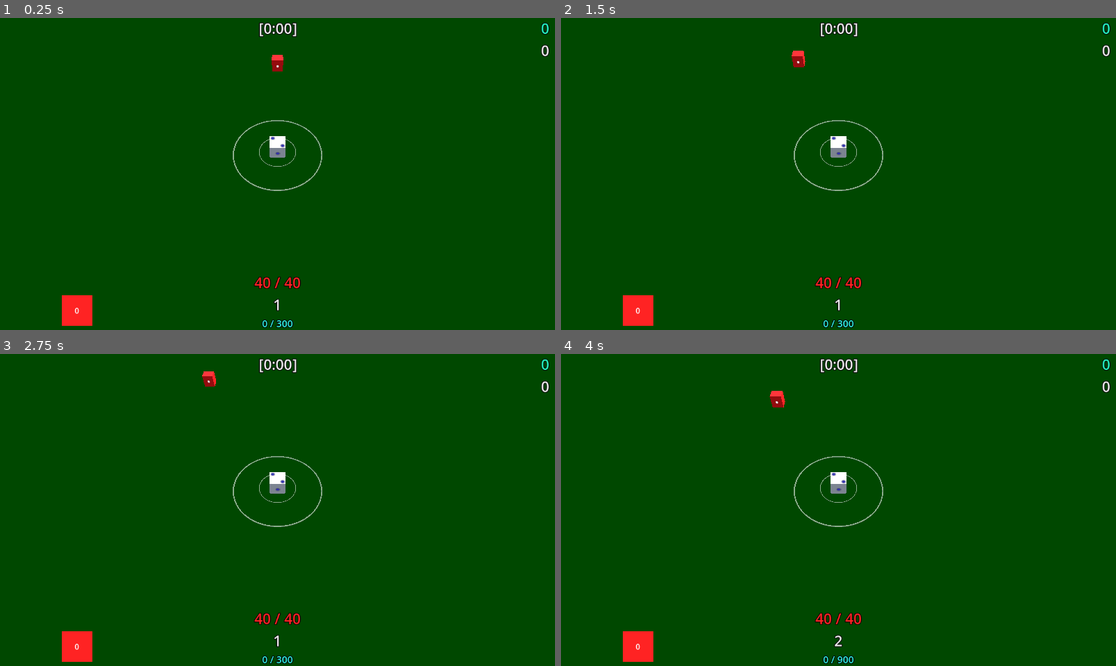
Above: before the commit, frames 1-4 (two rows, left to right).
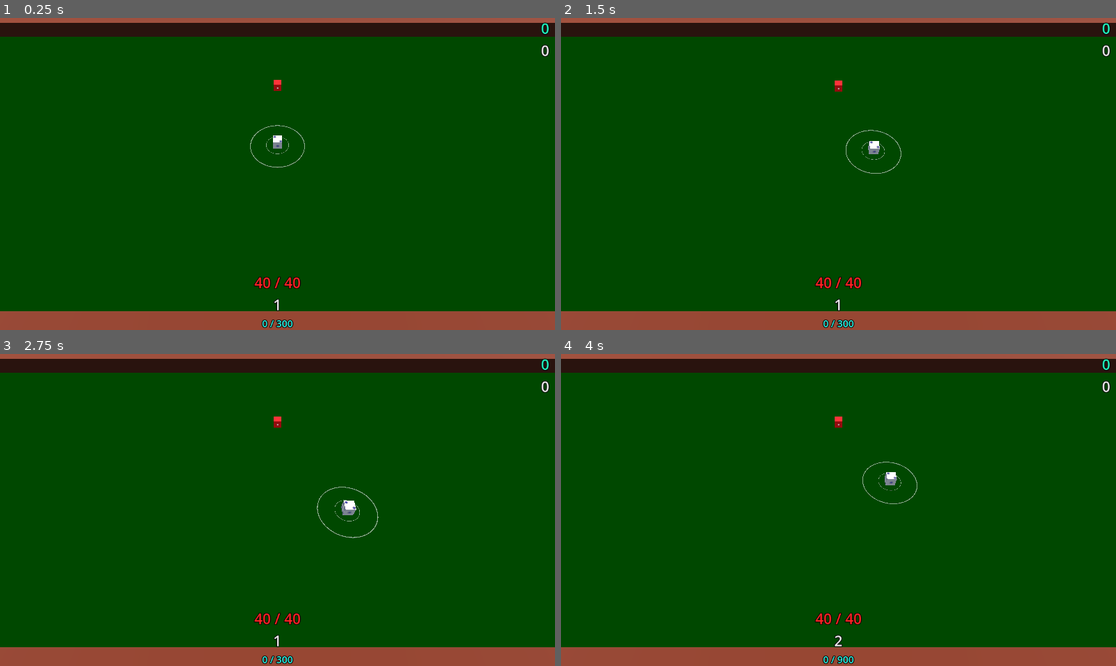
Above: after the commit, the same moments.

Repository: KamPit0605/gdc-project--dice-challenge
Game: Godot game, scene res://Scenes/game_scene.tscn
Same seed, same stepped clock (60 frames per second), same inputs: the game is played once before the commit and once after it. This scene is started directly instead of the project's main scene.
Inputs (mouse positions are in pixels of both pictures, inside the frame that each line leads up to):
- Up to frame 1 (0.25 s): no input
- Up to frame 2 (1.5 s): tap Enter (ui_accept) at 0.5, 0.77 s; move the mouse to (960, 158) at 0.52 s; hold D (Move_Right) 0.53-1.28 s; click (960, 158) at 0.6 s; move the mouse to (727, 189) at 1.27 s; hold S (Move_Backward) from 1.28 s (still down); click (727, 189) at 1.35 s
- Up to frame 3 (2.75 s): tap Enter (ui_accept) at 1.52 s; move the mouse to (333, 441) at 2.02 s; release S (Move_Backward) at 2.03 s; hold D (Move_Right) from 2.03 s (still down); tap Z (Auto_Attack) at 2.1 s; click (333, 441) at 2.3 s
- Up to frame 4 (4 s): move the mouse to (810, 572) at 2.77 s; release D (Move_Right) at 2.78 s; hold W (Move_Forward) 2.78-3.53 s; tap L (Level Up) at 2.85 s; tap Enter (ui_accept) at 3.02, 3.77 s; click (810, 572) at 3.05 s; move the mouse to (1005, 556) at 3.52 s; hold A (Move_Left) from 3.53 s (still down); click (1005, 556) at 3.6 s

The runs differ from the first frame. In frame 1, 13% of the frame differs, in the area x 0-100%, y 0-100%; in frame 2, 13%; in frame 3, 13%; in frame 4, 13%.

Commit message:
2025-3-30 | Game Scene and Critical naming fixed

Diff:
--- a/Scenes/Systems/game_system.tscn
+++ b/Scenes/Systems/game_system.tscn
@@ -8,6 +8,5 @@
 [node name="Timers" type="Node" parent="." unique_id=1808737333]
 
 [node name="Game_Timer" type="Timer" parent="Timers" unique_id=1987696111]
-wait_time = 300.0
 
 [node name="Game_OverTimer" type="Timer" parent="Timers" unique_id=1385484908]
--- a/Scenes/game_scene.tscn
+++ b/Scenes/game_scene.tscn
@@ -12,6 +12,7 @@
 [ext_resource type="PackedScene" uid="uid://7shbr518fxwl" path="res://Scenes/Systems/EnemySpawner.tscn" id="7_2fmhe"]
 [ext_resource type="Texture2D" uid="uid://d0qgk7do0wdsr" path="res://Textures/Dice/DieSide6.png" id="7_8m72m"]
 [ext_resource type="Script" uid="uid://dkx18dduq5qu7" path="res://Scripts/Systems/Global_game_system.gd" id="11_4xiap"]
+[ext_resource type="PackedScene" uid="uid://ld1mxfj4vaxp" path="res://Scenes/Systems/dice_system.tscn" id="12_wywco"]
 
 [sub_resource type="ProceduralSkyMaterial" id="ProceduralSkyMaterial_6h5vk"]
 sky_horizon_color = Color(0.66224277, 0.6717428, 0.6867428, 1)
@@ -110,6 +111,16 @@
 material = SubResource("StandardMaterial3D_1ixah")
 size = Vector3(750, 0.25, 750)
 
+[sub_resource type="BoxShape3D" id="BoxShape3D_wywco"]
+size = Vector3(100, 2.5, 30)
+
+[sub_resource type="StandardMaterial3D" id="StandardMaterial3D_ldntv"]
+albedo_color = Color(0.31374374, 0.11467182, 0, 1)
+
+[sub_resource type="BoxMesh" id="BoxMesh_w8jfd"]
+material = SubResource("StandardMaterial3D_ldntv")
+size = Vector3(100.065, 2.5, 30.005)
+
 [sub_resource type="BoxShape3D" id="BoxShape3D_w0rp6"]
 
 [sub_resource type="BoxMesh" id="BoxMesh_wwsqc"]
@@ -121,6 +132,10 @@
 size = Vector3(1.05, 1.05, 1.05)
 
 [node name="GameScene" type="Node3D" unique_id=695069252]
+
+[node name="Camera3D" type="Camera3D" parent="." unique_id=1749603284]
+transform = Transform3D(1, 0, 0, 0, 0.54007876, 0.8416145, 0, -0.8416145, 0.54007876, 0, 17.200483, 14.619564)
+doppler_tracking = 2
 
 [node name="Lighting" type="Node3D" parent="." unique_id=926546385]
 
@@ -140,10 +155,6 @@
 AttackingFloat = 0.15
 AttackCooldownFloat = 1.0
 
-[node name="Camera3D" type="Camera3D" parent="PlayerDice" unique_id=1749603284]
-transform = Transform3D(1, 0, 0, 0, 0.54007876, 0.8416145, 0, -0.8416145, 0.54007876, 0, 10.200483, 8.619564)
-doppler_tracking = 2
-
 [node name="CollisionShape" type="CollisionShape3D" parent="PlayerDice" unique_id=1879702523]
 shape = SubResource("BoxShape3D_avbah")
 
@@ -300,20 +311,59 @@
 metadata/_edit_lock_ = true
 
 [node name="FloorCollision" type="CollisionShape3D" parent="Environment/Floor" unique_id=954779797]
+visible = false
 shape = SubResource("BoxShape3D_oqyrl")
 
-[node name="MeshInstance3D" type="MeshInstance3D" parent="Environment/Floor/FloorCollision" unique_id=38178850]
+[node name="MeshInstance3D" type="MeshInstance3D" parent="Environment/Floor" unique_id=38178850]
 mesh = SubResource("BoxMesh_x87qo")
 
 [node name="Floor2" type="StaticBody3D" parent="Environment" unique_id=514970300]
 metadata/_edit_lock_ = true
 
-[node name="FloorCollision" type="CollisionShape3D" parent="Environment/Floor2" unique_id=1176979708]
+[node name="Area3D" type="Area3D" parent="Environment/Floor2" unique_id=1182287736]
 transform = Transform3D(1, 0, 0, 0, 1, 0, 0, 0, 1, 0, -60, 0)
+
+[node name="FloorCollision" type="CollisionShape3D" parent="Environment/Floor2/Area3D" unique_id=63010181]
 shape = SubResource("BoxShape3D_fiftr")
 
-[node name="MeshInstance3D" type="MeshInstance3D" parent="Environment/Floor2/FloorCollision" unique_id=1903357975]
+[node name="MeshInstance3D" type="MeshInstance3D" parent="Environment/Floor2/Area3D/FloorCollision" unique_id=1903357975]
 mesh = SubResource("BoxMesh_rgj8m")
+
+[node name="Edge1" type="StaticBody3D" parent="Environment" unique_id=1650013415]
+transform = Transform3D(1, 0, 0, 0, 1, 0, 0, 0, 1, 0, 1, -40)
+
+[node name="CollisionShape3D" type="CollisionShape3D" parent="Environment/Edge1" unique_id=2008720312]
+shape = SubResource("BoxShape3D_wywco")
+
+[node name="MeshInstance3D" type="MeshInstance3D" parent="Environment/Edge1" unique_id=1429341238]
+mesh = SubResource("BoxMesh_w8jfd")
+
+[node name="Edge2" type="StaticBody3D" parent="Environment" unique_id=8564925]
+transform = Transform3D(1, 0, 0, 0, 1, 0, 0, 0, 1, 0, 1, 30)
+
+[node name="CollisionShape3D" type="CollisionShape3D" parent="Environment/Edge2" unique_id=851759316]
+shape = SubResource("BoxShape3D_wywco")
+
+[node name="MeshInstance3D" type="MeshInstance3D" parent="Environment/Edge2" unique_id=1424393773]
+mesh = SubResource("BoxMesh_w8jfd")
+
+[node name="Edge3" type="StaticBody3D" parent="Environment" unique_id=1179171965]
+transform = Transform3D(-4.371139e-08, 0, -1, 0, 1, 0, 1, 0, -4.371139e-08, -65, 1, -5)
+
+[node name="CollisionShape3D" type="CollisionShape3D" parent="Environment/Edge3" unique_id=1964683161]
+shape = SubResource("BoxShape3D_wywco")
+
+[node name="MeshInstance3D" type="MeshInstance3D" parent="Environment/Edge3" unique_id=1237536605]
+mesh = SubResource("BoxMesh_w8jfd")
+
+[node name="Edge4" type="StaticBody3D" parent="Environment" unique_id=456516191]
+transform = Transform3D(-4.371139e-08, 0, -1, 0, 1, 0, 1, 0, -4.371139e-08, 65, 1, -5)
+
+[node name="CollisionShape3D" type="CollisionShape3D" parent="Environment/Edge4" unique_id=1069440844]
+shape = SubResource("BoxShape3D_wywco")
+
+[node name="MeshInstance3D" type="MeshInstance3D" parent="Environment/Edge4" unique_id=856936825]
+mesh = SubResource("BoxMesh_w8jfd")
 
 [node name="enemyStationary_dice" type="RigidBody3D" parent="." unique_id=1738791593 node_paths=PackedStringArray("Enemy", "EnemyTrigger", "Player") groups=["Enemies"]]
 transform = Transform3D(1, 0, 0, 0, 1, 0, 0, 0, 1, 0, 1, -10)
@@ -398,6 +448,8 @@
 [node name="Game_Timer" type="Timer" parent="Globals/GameSystem/Timers" unique_id=1987696111]
 
 [node name="Game_OverTimer" type="Timer" parent="Globals/GameSystem/Timers" unique_id=1385484908]
+
+[node name="DiceSystem" parent="." unique_id=87870044 instance=ExtResource("12_wywco")]
 
 [node name="Enemy Spawner" parent="." unique_id=1095715711 node_paths=PackedStringArray("targetPlayer", "TopPositionMarker", "BottomPositionMarker", "TopMidReset", "BottomMidReset") instance=ExtResource("7_2fmhe")]
 targetPlayer = NodePath("../PlayerDice")
--- a/Scenes/prototype.tscn
+++ b/Scenes/prototype.tscn
@@ -313,7 +313,6 @@
 [node name="DiceSystem" parent="." unique_id=87870044 instance=ExtResource("4_3mrnv")]
 
 [node name="GameSystem" parent="." unique_id=938242266 instance=ExtResource("12_xnjhx")]
-GameStart = true
 
 [connection signal="area_entered" from="PlayerDice/PlayerTrigger" to="PlayerDice" method="_on_player_trigger_area_entered"]
 [connection signal="area_exited" from="PlayerDice/PlayerTrigger" to="PlayerDice" method="_on_player_trigger_area_exited"]
--- a/Scripts/Dice/Global_DiceScript.gd
+++ b/Scripts/Dice/Global_DiceScript.gd
@@ -12,15 +12,15 @@
 # Called when the node enters the scene tree for the first time.
 func _ready():
 	RollDice = true
-	AcquiredDice = 0
+	AcquiredDice = 0 #(Change this anytime for debugging)
 
 # Called every frame. 'delta' is the elapsed time since the previous frame.
 func _process(_delta):
 	if RollDice == true:
 		_rolldice()
-	#AttackDNum = int
-	#DefenseDNum = int
-	#HealthDNum = int
+	#AttackDNum = 6
+	#DefenseDNum = 6
+	#HealthDNum = 6
 	acquiringDice()
 
 func _DiceNum(DiceNum):
--- a/Scripts/Enemy/EnemySpawning.gd
+++ b/Scripts/Enemy/EnemySpawning.gd
@@ -90,4 +90,4 @@
 	BottomPositionMarker.global_position = BottomMidReset.global_position
 	RoundsSpawn += 1
 	_10RoundsSpawn += 1
-	SpawnerCooldown.start(10)
+	SpawnerCooldown.start(6)
--- a/Scripts/Systems/Global_game_system.gd
+++ b/Scripts/Systems/Global_game_system.gd
@@ -1,6 +1,6 @@
 extends Node
 
-@export var GameStart: bool
+@onready var GameStart: bool
 @onready var GamePlaying: bool
 #--TIMERS--
 @onready var Game_Timer = $Timers/Game_Timer
@@ -9,11 +9,11 @@
 #@export var UniqueEnemy: RigidBody3D
 # Called when the node enters the scene tree for the first time.
 func _ready():
+	#GamePlaying = true #(This should be used for debugging purposes)
 	pass
 
-
 # Called every frame. 'delta' is the elapsed time since the previous frame.
-func _process(delta):
+func _process(_delta):
 	if GameStart == true:
 		GamePlaying = true
 		GameStart = false
--- a/Scripts/UI/UiScript.gd
+++ b/Scripts/UI/UiScript.gd
@@ -28,11 +28,11 @@
 @onready var CriticalRoleUI = $VBoxContainer/Criticals/CriticalRoleUI
 @onready var CriticalFailureUI = $VBoxContainer/Criticals/CriticalFailureUI
 @onready var CriticalTimer = $CriticalTimer
-var CriticalBool:bool
+var CriticalBool: bool = false
 
 @onready var TimerUI = $VBoxContainer/TimerUI
 @onready var OverTimerUI = $VBoxContainer/OverTimerUI
-@export var timeInSeconds: int = 300
+@export var timeInSeconds: int = 301
 #GlobalPlayerScript
 
 # Called when the node enters the scene tree for the first time.
@@ -41,6 +41,8 @@
 	DefenseDice.visible = false
 	HealthDice.visible = false
 	AbilityDice.visible = false
+	if !GlobalGameSystem.GamePlaying:
+		TimerUI.visible = false
 
 
 # Called every frame. 'delta' is the elapsed time since the previous frame.
@@ -87,7 +89,8 @@
 
 func _showThoseDice():
 	if GlobalPlayerScript.PlayerLevel >= 1:
-		AttackDice.visible = true
+		if GlobalGameSystem.GamePlaying == true:
+			AttackDice.visible = true
 	if GlobalPlayerScript.PlayerLevel >= 5:
 		AbilityDice.visible = true
 	if GlobalPlayerScript.PlayerLevel >= 6:
@@ -109,17 +112,21 @@
 			AbilityNames="crit hit"
 
 func CriticalDisplay():
-	if !GlobalDiceScript.RollDice:
+	if ((GlobalDiceScript.RollDice == false) && (CriticalBool == false)):
 		if ((GlobalDiceScript.AttackDNum == 6) && (GlobalDiceScript.DefenseDNum == 6) && (GlobalDiceScript.HealthDNum == 6)):
 			CriticalRoleUI.visible = true
-			CriticalTimer.start(2,0)
+			CriticalTimer.start(2.0)
+			CriticalBool = true
 		elif ((GlobalDiceScript.AttackDNum == 1) && (GlobalDiceScript.DefenseDNum == 1) && (GlobalDiceScript.HealthDNum == 1)):
 			CriticalFailureUI.visible = true
 			CriticalTimer.start(2.0)
+			CriticalBool = true
 
 func _on_critical_timer_timeout():
 	CriticalRoleUI.visible = false
 	CriticalFailureUI.visible = false
+	if GlobalDiceScript.RollDice == true:
+		CriticalBool = false
 
 func _timerSetup():
 	if GlobalGameSystem.GameStart:
--- a/UI/ui.tscn
+++ b/UI/ui.tscn
@@ -241,6 +241,7 @@
 wait_time = 0.5
 
 [node name="CriticalTimer" type="Timer" parent="." unique_id=938970969]
+autostart = true
 
 [node name="HealthLevelXP" type="VBoxContainer" parent="." unique_id=1239138341]
 layout_mode = 1
@@ -450,7 +451,7 @@
 [node name="TimerUI" type="Label" parent="VBoxContainer" unique_id=1202270386]
 layout_mode = 2
 size_flags_horizontal = 4
-text = "[0:00]"
+text = "0:00"
 label_settings = SubResource("LabelSettings_2fwl4")
 
 [node name="OverTimerUI" type="Label" parent="VBoxContainer" unique_id=1534136179]
